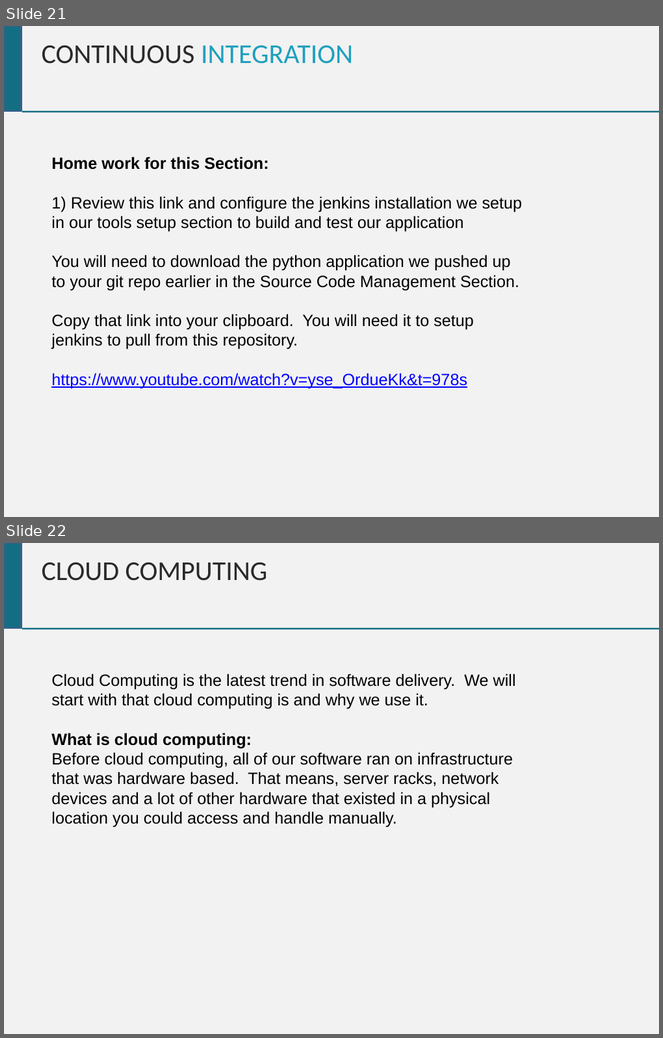
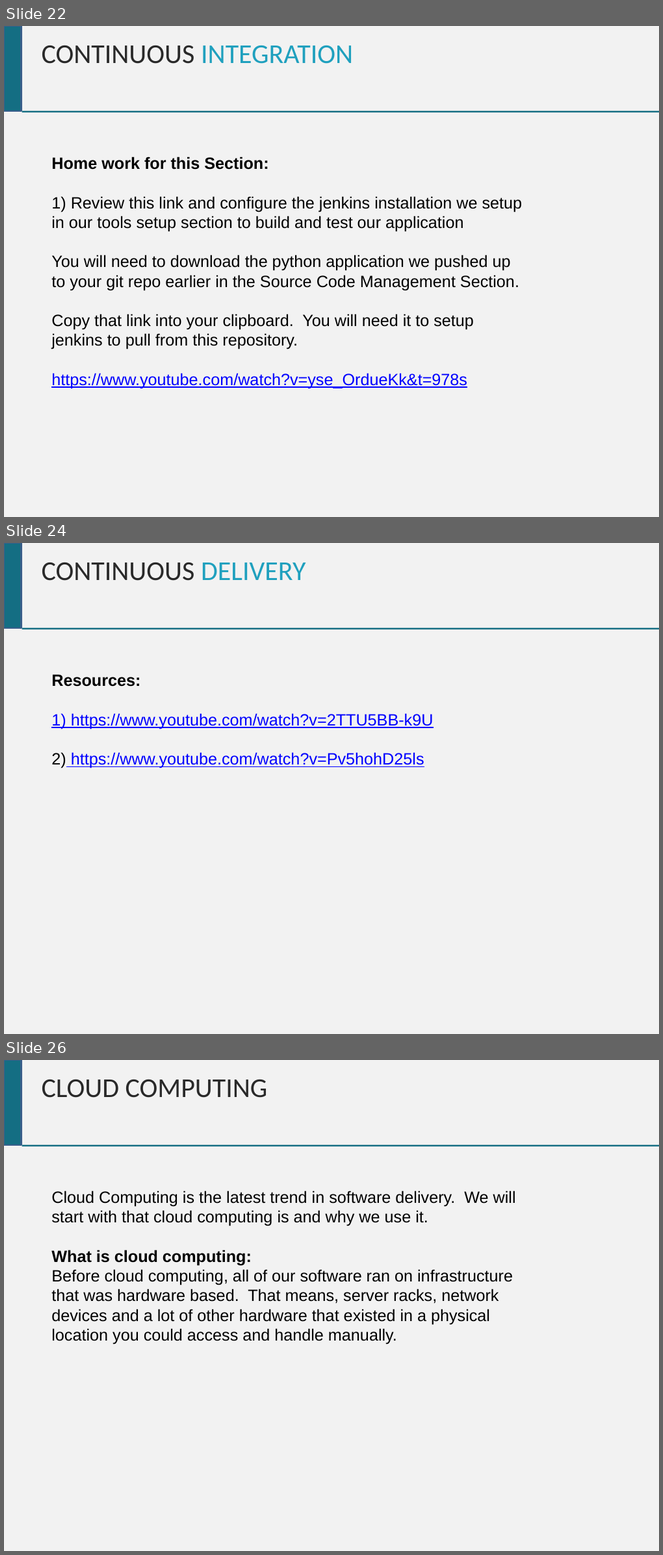
Before and after one commit to chrisgauthier742018/devopscourse, a slide deck: Dev Ops Course.pptx. Shown one above the other, each under a label of ours: slides 21 and 22 before the commit, slides 22, 24 and 26 after it; the slides between them are not shown. The pictures are 663x1038 and 663x1555 pixels, drawn with LibreOffice and Linux fonts; fonts in the diff are those of the drawing. Boxes give left, top, right and bottom in pixels: in the first picture for what was removed or moved away, otherwise in the second. Text is boxed around its words. In the diff, an @@ line names an element or a change of style, - is before the commit and + after.

```diff
--- a/Dev Ops Course.pptx
+++ b/Dev Ops Course.pptx
@@ slide 24 added at (4, 543, 659, 1034), background #F2F2F2 @@
@@ rectangle added at (4, 543, 22, 628), fill #146E83, outline #3A5F8C 2 pt @@
@@ text added at (42, 562, 306, 581), 30 pt, text #292929 @@
+CONTINUOUS DELIVERY
@@ line added from (22, 629) to (659, 629), #146E83 1.76 pt @@
@@ text added at (51, 674, 434, 769), 18 pt, text #0000FF, underline @@
+Resources:
+1) https://www.youtube.com/watch?v=2TTU5BB-k9U
+2) https://www.youtube.com/watch?v=Pv5hohD25ls
@@ what was slide 21 is now slide 22 @@
@@ what was slide 22 is now slide 26 @@
```
Also in this commit, not shown: 6 slides changed, 3 other slides added.
